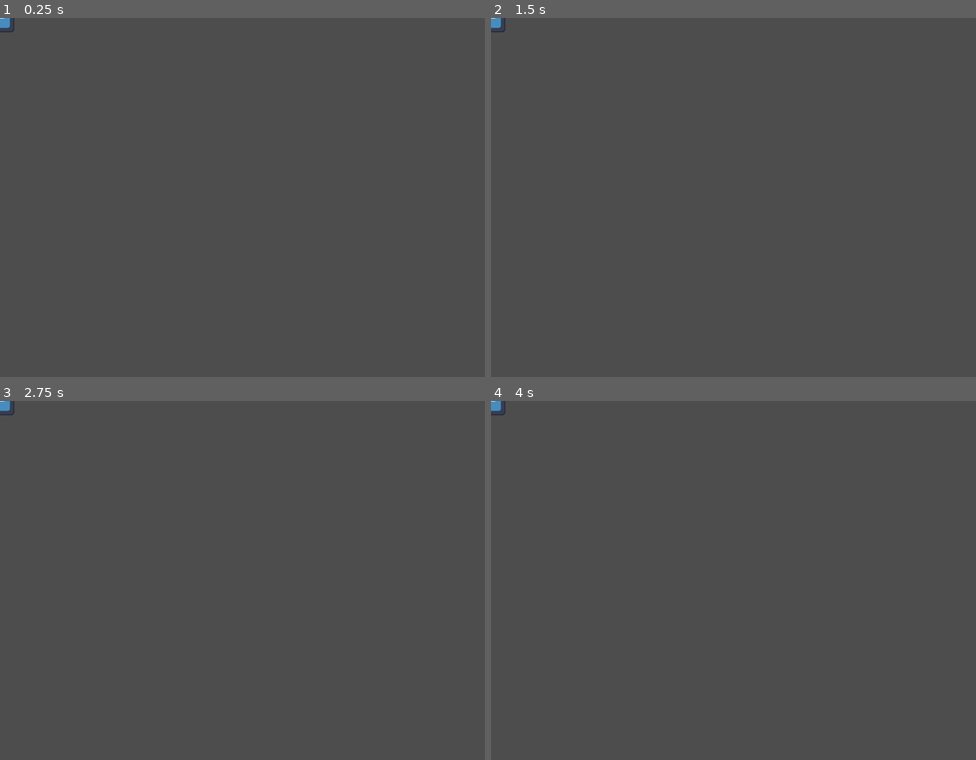
Above: before the commit, frames 1-4 (two rows, left to right).
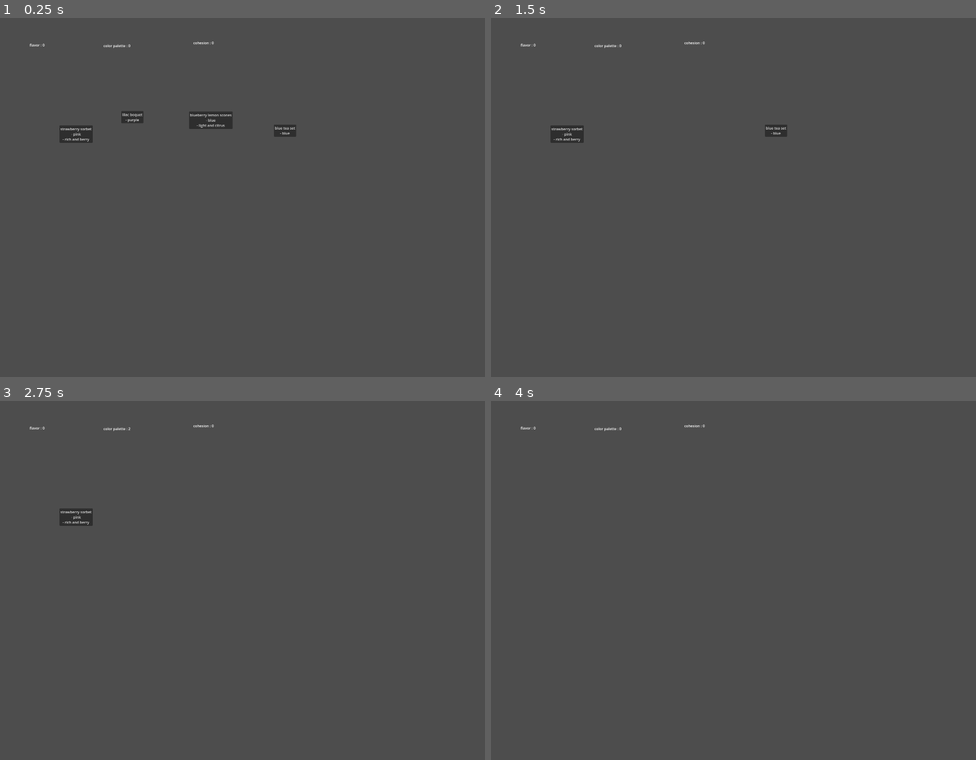
Above: after the commit, the same moments.

Repository: ctln-d/untitled
Game: Godot game, scene res://Test.tscn
Two runs of this game, one before a commit and one after it. Both use one fixed random seed, a clock stepped at 60 frames per second and the inputs below. This scene is started directly instead of the project's main scene. The engine's default icon, where the game draws it, is replaced by a stand-in: a white triangle on a blue panel in a dark square.
Inputs (mouse positions are in pixels of both pictures, inside the frame that each line leads up to):
- Up to frame 1 (0.25 s): no input
- Up to frame 2 (1.5 s): click (699, 118) at 0.5 s, where only the run after the commit has a clickable "blueberry lemon scones - blue…"; click (621, 118) at 1.25 s, where only the run after the commit has a clickable "lilac boquet - purple"
- Up to frame 3 (2.75 s): click (286, 512) at 2 s, where only the run after the commit has a clickable "blue tea set - blue"
- Up to frame 4 (4 s): click (568, 515) at 2.75 s, where only the run after the commit has a clickable "strawberry sorbet - pink - ri…"; tap Enter at 3.5 s; hold Right from 3.53 s (still down); tap Alt at 3.6 s

The runs differ from the first frame. In frame 1, 1.1% of the frame differs, in the area x 0-61%, y 0-35%; in frame 2, 0.6%; in frame 3, 0.4%; in frame 4, 0.1%.

Commit message:
create color preference idea

Diff:
--- a/1.tscn
+++ /dev/null
@@ -1,20 +0,0 @@
-[gd_scene load_steps=4 format=3 uid="uid://ku0t07uvsvlg"]
-
-[ext_resource type="Texture2D" uid="uid://tvwio0gejlu0" path="res://assets/bg1 f.jpg" id="1_snvwx"]
-[ext_resource type="Texture2D" uid="uid://ndb84p08fa8" path="res://assets/box f.png" id="2_qluxc"]
-[ext_resource type="Script" uid="uid://c5d81ghpefsbr" path="res://box.gd" id="3_qluxc"]
-
-[node name="1" type="Node2D"]
-
-[node name="background" type="TextureRect" parent="."]
-offset_right = 2160.0
-offset_bottom = 1620.0
-texture = ExtResource("1_snvwx")
-
-[node name="box" type="TextureRect" parent="."]
-offset_left = 179.0
-offset_top = 800.0
-offset_right = 889.0
-offset_bottom = 1351.0
-texture = ExtResource("2_qluxc")
-script = ExtResource("3_qluxc")
--- a/2.tscn
+++ /dev/null
@@ -1,10 +0,0 @@
-[gd_scene load_steps=2 format=3 uid="uid://bxxh373jldp4r"]
-
-[ext_resource type="Texture2D" uid="uid://tvwio0gejlu0" path="res://assets/bg1 f.jpg" id="1_wf0rn"]
-
-[node name="Node2D" type="Node2D"]
-
-[node name="background" type="TextureRect" parent="."]
-offset_right = 2160.0
-offset_bottom = 1620.0
-texture = ExtResource("1_wf0rn")
--- a/Test.tscn
+++ b/Test.tscn
@@ -1,10 +1,81 @@
-[gd_scene load_steps=2 format=3 uid="uid://dnnka5th1gldj"]
+[gd_scene load_steps=2 format=3 uid="uid://dvct6yq43rohl"]
 
-[ext_resource type="Texture2D" uid="uid://ocqr4kaowgws" path="res://icon.svg" id="1_mtyf4"]
+[ext_resource type="Script" uid="uid://dh7pj4vlv8q17" path="res://test.gd" id="1_37kl0"]
 
-[node name="Node2D" type="Node2D"]
+[node name="Control" type="Control"]
+layout_mode = 3
+anchors_preset = 15
+anchor_right = 1.0
+anchor_bottom = 1.0
+grow_horizontal = 2
+grow_vertical = 2
+script = ExtResource("1_37kl0")
 
-[node name="Sprite2D" type="Sprite2D" parent="."]
-texture = ExtResource("1_mtyf4")
+[node name="cohesionLabel" type="Label" parent="."]
+layout_mode = 0
+offset_left = 861.0
+offset_top = 99.0
+offset_right = 943.0
+offset_bottom = 122.0
+text = "cohesion : 0"
 
-[node name="Node2D" type="Node2D" parent="."]
+[node name="colorLabel" type="Label" parent="."]
+layout_mode = 0
+offset_left = 461.0
+offset_top = 112.0
+offset_right = 581.0
+offset_bottom = 135.0
+text = "color palette : 0"
+
+[node name="flavorLabel" type="Label" parent="."]
+layout_mode = 0
+offset_left = 132.0
+offset_top = 109.0
+offset_right = 225.0
+offset_bottom = 132.0
+text = "flavor : 0"
+
+[node name="blueLemonScones" type="Button" parent="."]
+layout_mode = 0
+offset_left = 842.0
+offset_top = 417.0
+offset_right = 1036.0
+offset_bottom = 448.0
+text = "blueberry lemon scones
+- blue
+- light and citrus"
+
+[node name="lilacBoquet" type="Button" parent="."]
+layout_mode = 0
+offset_left = 540.0
+offset_top = 415.0
+offset_right = 548.0
+offset_bottom = 423.0
+text = "lilac boquet
+- purple
+"
+
+[node name="blueTeaSet" type="Button" parent="."]
+layout_mode = 0
+offset_left = 1220.0
+offset_top = 475.0
+offset_right = 1319.0
+offset_bottom = 529.0
+text = "blue tea set
+- blue
+"
+
+[node name="strawberrySorbet" type="Button" parent="."]
+layout_mode = 0
+offset_left = 265.0
+offset_top = 479.0
+offset_right = 413.0
+offset_bottom = 556.0
+text = "strawberry sorbet
+- pink
+- rich and berry"
+
+[connection signal="pressed" from="blueLemonScones" to="." method="_on_blue_lemon_scones_pressed"]
+[connection signal="pressed" from="lilacBoquet" to="." method="_on_lilac_boquet_pressed"]
+[connection signal="pressed" from="blueTeaSet" to="." method="_on_blue_tea_set_pressed"]
+[connection signal="pressed" from="strawberrySorbet" to="." method="_on_strawberrySorbet_pressed"]
--- a/box.gd
+++ /dev/null
@@ -1,11 +0,0 @@
-extends TextureRect
-
-
-# Called when the node enters the scene tree for the first time.
-func _ready() -> void:
-	pass # Replace with function body.
-
-
-func _on_pressed() -> void:
-	get_tree().change_scene_to_file("res://2.tscn")
-	print("pressed")
--- /dev/null
+++ b/control.gd
@@ -0,0 +1,17 @@
+extends Control
+
+var points = 0
+
+# Called when the node enters the scene tree for the first time.
+func _ready() -> void:
+	pass # Replace with function body.
+
+
+# Called every frame. 'delta' is the elapsed time since the previous frame.
+func _process(delta: float) -> void:
+	pass
+
+
+func _on_button_pressed() -> void:
+	points += 1
+	$pointsLabel.text = "points : " + str(points)
--- /dev/null
+++ b/control.tscn
@@ -0,0 +1,30 @@
+[gd_scene load_steps=2 format=3 uid="uid://qi0kes4t768v"]
+
+[ext_resource type="Script" uid="uid://8a2hxd4ahsn4" path="res://control.gd" id="1_0fbet"]
+
+[node name="Control" type="Control"]
+layout_mode = 3
+anchors_preset = 15
+anchor_right = 1.0
+anchor_bottom = 1.0
+grow_horizontal = 2
+grow_vertical = 2
+script = ExtResource("1_0fbet")
+
+[node name="pointsLabel" type="Label" parent="."]
+layout_mode = 0
+offset_left = 243.0
+offset_top = 220.0
+offset_right = 314.0
+offset_bottom = 243.0
+text = "points : 0"
+
+[node name="pointsButton" type="Button" parent="."]
+layout_mode = 0
+offset_left = 247.0
+offset_top = 257.0
+offset_right = 308.0
+offset_bottom = 288.0
+text = "button"
+
+[connection signal="pressed" from="pointsButton" to="." method="_on_button_pressed"]
--- /dev/null
+++ b/customer.gd
@@ -0,0 +1,28 @@
+extends Node2D
+
+
+# Called when the node enters the scene tree for the first time.
+func _ready() -> void:
+	pass # Replace with function body.
+
+
+# Called every frame. 'delta' is the elapsed time since the previous frame.
+func _process(delta: float) -> void:
+	pass
+
+
+
+# calendar system
+
+# guest: "hello mc! how have you been? i haven't seen you since ___'s yuletide gathering! i hope your venue (?) is
+# coming along well. remind me when your grand opening is?
+# mc: ah, yes. i am excited to open my doors the second day of spring. i don
+# the guest: it is near the beginning of the season. i will not be in town for the equinox, but i must have a party!
+# are you available on the __?"
+# mc: [choice] yes
+# guest: "perfect! and i will invite around 7 friends over. of course, that number is tentative; you never know when
+# people will be busy."
+# mc: "alright! would you like me to mail your invitations?"
+# guest; "yes please! oh that will save me a lot of time. i remember seeing your ___ invitation designs!
+# mc: "would you like to come out today and pick them out? i created two new sets since you visited."
+# guest: "ah, unfortunately i must
--- /dev/null
+++ b/customer.tscn
@@ -0,0 +1,6 @@
+[gd_scene load_steps=2 format=3 uid="uid://bxoiql7fhy2si"]
+
+[ext_resource type="Script" uid="uid://bnsvob6517p5w" path="res://customer.gd" id="1_7tiyv"]
+
+[node name="Node2D" type="Node2D"]
+script = ExtResource("1_7tiyv")
--- a/project.godot
+++ b/project.godot
@@ -11,7 +11,7 @@
 [application]
 
 config/name="untitled"
-run/main_scene="uid://ku0t07uvsvlg"
+run/main_scene="uid://qi0kes4t768v"
 config/features=PackedStringArray("4.5", "Forward Plus")
 config/icon="res://icon.svg"
 
@@ -19,3 +19,7 @@
 
 window/size/viewport_width=2160
 window/size/viewport_height=1620
+
+[editor_plugins]
+
+enabled=PackedStringArray("res://addons/godot_super-wakatime/plugin.cfg")
--- /dev/null
+++ b/test.gd
@@ -0,0 +1,59 @@
+extends Control
+
+var cohesion = 0
+var color = 0
+var flavor = 0
+
+var tasteCat = ""
+var colorCat = "blue"
+
+# light and citrus, blue
+
+
+
+# Called when the node enters the scene tree for the first time.
+func _ready() -> void:
+	pass # Replace with function body.
+
+
+# Called every frame. 'delta' is the elapsed time since the previous frame.
+func _process(delta: float) -> void:
+	pass
+
+
+func _on_strawberrySorbet_pressed() -> void:
+	if colorCat == "pink":
+		color += 2
+	else:
+		color -= 2
+	$colorLabel.text = "color palette : " + str(color)
+	$strawberrySorbet.hide()                     # hide() hides whole UI
+
+
+func _on_blue_lemon_scones_pressed() -> void:
+	if colorCat == "blue":
+		color += 2
+	else:
+		color -= 2
+	$colorLabel.text = "color palette : " + str(color)
+	$blueLemonScones.hide()
+
+
+func _on_lilac_boquet_pressed() -> void:
+	if colorCat == "lilac":
+		color += 2
+	elif colorCat == "purple":
+		color += 1
+	else:
+		color -= 2
+	$colorLabel.text = "color palette : " + str(color)
+	$lilacBoquet.hide()
+
+
+func _on_blue_tea_set_pressed() -> void:
+	if colorCat == "blue":
+		color += 2
+	else:
+		color -= 2
+	$colorLabel.text = "color palette : " + str(color)
+	$blueTeaSet.hide()
Binary file removed: assets/bg1 f.jpg
Not shown, removed: assets/bg1 f.jpg.import
Binary file removed: assets/box f.png
Not shown, removed: assets/box f.png.import
Not shown, removed: box.gd.uid
Not shown, added: control.gd.uid
Not shown, added: customer.gd.uid
Not shown, added: test.gd.uid
